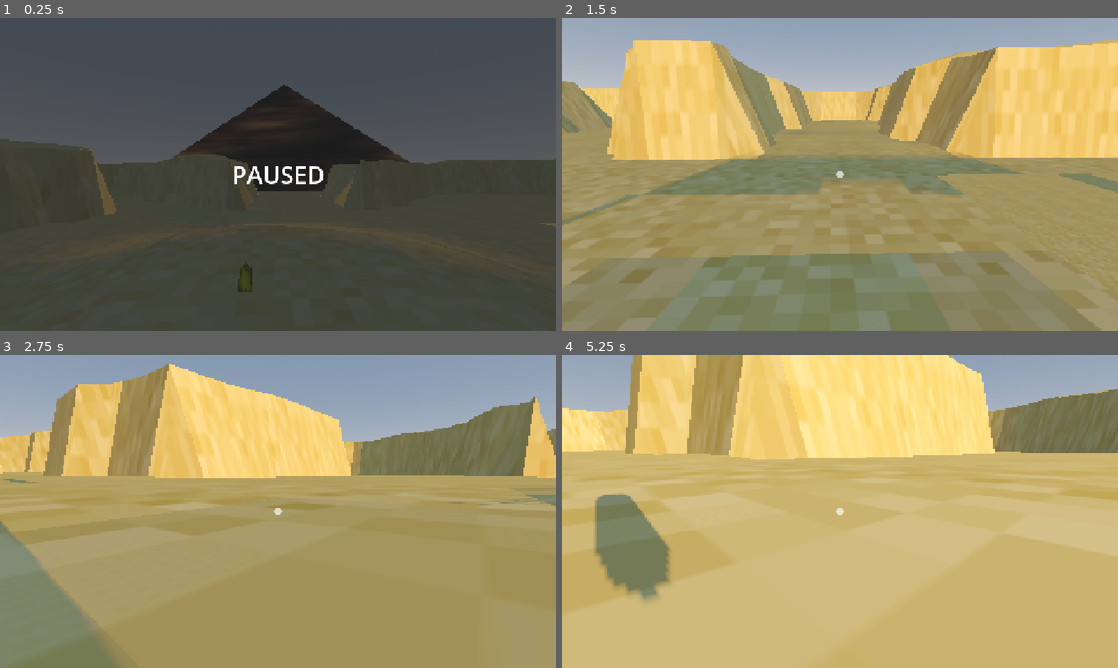
Above: before the commit, frames 1-4 (two rows, left to right).
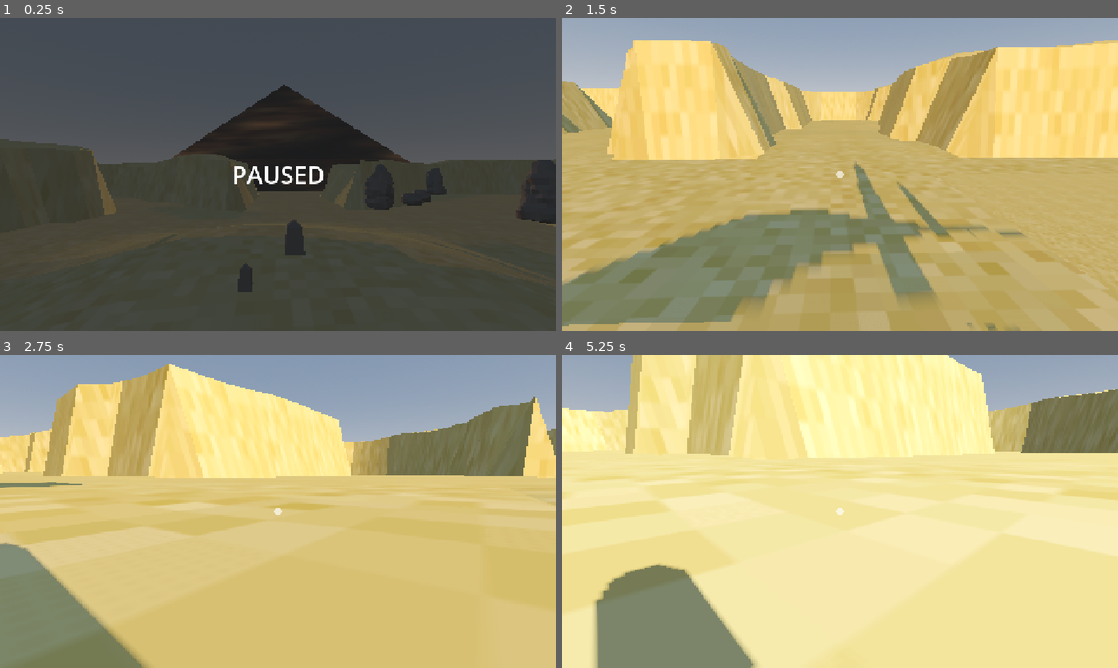
Above: after the commit, the same moments.

Repository: Octoan1/Respawn-Game-Jam-2025
Game: Godot game, scene res://scenes/main.tscn
Two runs of this game, one before a commit and one after it. Both use one fixed random seed, a clock stepped at 60 frames per second and the inputs below.
Inputs (mouse positions are in pixels of both pictures, inside the frame that each line leads up to):
- Up to frame 1 (0.25 s): no input
- Up to frame 2 (1.5 s): tap Enter at 0.5 s; move the mouse to (962, 158) at 0.52 s; hold D (move_right) 0.53-1.28 s; click (962, 158) at 0.6 s; tap Space (jump) at 0.77 s; move the mouse to (812, 174) at 1.27 s; hold W (move_forward) from 1.28 s (still down); click (812, 174) at 1.35 s
- Up to frame 3 (2.75 s): keep holding W (move_forward); tap Space (jump) at 1.52 s; move the mouse to (289, 505) at 2.02 s; click (289, 505) at 2.1 s
- Up to frame 4 (5.25 s): keep holding W (move_forward); move the mouse to (834, 517) at 2.77 s; click (834, 517) at 2.85 s; tap Space (jump) at 3.02, 3.77, 4.52 s; move the mouse to (878, 514) at 3.52 s; click (878, 514) at 3.6 s; move the mouse to (795, 508) at 4.27 s; click (795, 508) at 4.35 s; move the mouse to (845, 511) at 5.02 s; click (845, 511) at 5.1 s

The runs differ from the first frame. In frame 1, 1.3% of the frame differs, in the area x 43-100%, y 45-87%; in frame 2, 51%; in frame 3, 73%; in frame 4, 90%, in the area x 0-100%, y 0-100%.

Commit message:
Added big rocks
I added the clue to the main part of the glowing stones puzzle.

Diff:
--- a/scenes/GlowPuzzle.tscn
+++ b/scenes/GlowPuzzle.tscn
@@ -1,3 +1,59 @@
-[gd_scene format=3 uid="uid://dweembnlxyg7e"]
+[gd_scene load_steps=10 format=3 uid="uid://dweembnlxyg7e"]
+
+[ext_resource type="PackedScene" uid="uid://udesrlmps4m4" path="res://scenes/environment/props/map.tscn" id="1_hvn1a"]
+[ext_resource type="PackedScene" uid="uid://b5j2m30v87u1i" path="res://scenes/environment/props/TallRock.tscn" id="2_xdehj"]
+[ext_resource type="PackedScene" uid="uid://c28i4rrg6jin0" path="res://scenes/environment/props/RoundRock.tscn" id="4_5stq5"]
+[ext_resource type="PackedScene" uid="uid://b7qdscytrewy1" path="res://scenes/environment/props/FlatRock.tscn" id="5_suv70"]
+[ext_resource type="FontFile" uid="uid://6rnqe57nmi7e" path="res://assets/models/Tonutsa-1jEB2.ttf" id="6_la06y"]
+[ext_resource type="Script" uid="uid://dgivkhyi1dgah" path="res://scenes/text.gd" id="7_5stq5"]
+[ext_resource type="PackedScene" uid="uid://i8p0bkkwa0ot" path="res://scenes/environment/props/obelisk.tscn" id="7_la06y"]
+
+[sub_resource type="TextMesh" id="TextMesh_6t14r"]
+text = "R → ☆"
+font = ExtResource("6_la06y")
+
+[sub_resource type="StandardMaterial3D" id="StandardMaterial3D_la06y"]
+transparency = 1
+albedo_color = Color(0, 1, 0, 0.9764706)
 
 [node name="GlowPuzzle" type="Node3D"]
+
+[node name="FlatRock" parent="." instance=ExtResource("5_suv70")]
+transform = Transform3D(-1.5449429e-07, -5.8288717, 3.3653011, 3.2081584e-07, 3.3653004, 5.828872, -6.730602, 2.9420386e-07, 2.0058754e-07, 165.53041, 1.2657814, -123.26978)
+
+[node name="Text" type="MeshInstance3D" parent="FlatRock"]
+transform = Transform3D(-11.999995, -2.8319364e-06, 5.496349e-07, 1.1917194e-06, -0.028983116, 5.5508013, -2.0227878e-06, 16.783129, 0.009581566, -0.112794876, 0.2780552, 0.20380783)
+mesh = SubResource("TextMesh_6t14r")
+surface_material_override/0 = SubResource("StandardMaterial3D_la06y")
+script = ExtResource("7_5stq5")
+
+[node name="Rocks" type="Node3D" parent="."]
+
+[node name="TallRock" parent="Rocks" instance=ExtResource("2_xdehj")]
+transform = Transform3D(2.1661077, 0, 2.231662, 0, 3.1100383, 0, -2.231662, 0, 2.1661077, 37.167694, -8.227286, -91.31)
+
+[node name="TallRock2" parent="Rocks" instance=ExtResource("2_xdehj")]
+transform = Transform3D(-3.312104, 0, 0, 0, 3.0110033, 0, 0, 0, 3.0110033, 70.088005, -7.4687767, -64.64334)
+
+[node name="RoundRock" parent="Rocks" instance=ExtResource("4_5stq5")]
+transform = Transform3D(2.3591795, 0, 0, 0, 2.3591795, 0, 0, 0, 2.3591795, 88.0497, -8.13875, -77.37453)
+
+[node name="RoundRock2" parent="Rocks" instance=ExtResource("4_5stq5")]
+transform = Transform3D(2.3591795, 0, 0, 0, 2.3591795, 0, 0, 0, 2.3591795, 54.85633, -8.13875, -102.489174)
+
+[node name="RoundRock3" parent="Rocks" instance=ExtResource("4_5stq5")]
+transform = Transform3D(2.3591795, 0, 0, 0, 2.3591795, 0, 0, 0, 2.3591795, 99.16467, -8.13875, -84.36472)
+
+[node name="RoundRock4" parent="Rocks" instance=ExtResource("4_5stq5")]
+transform = Transform3D(2.3591795, 0, 0, 0, 2.3591795, 0, 0, 0, 2.3591795, 65.51469, -8.13875, -114.575195)
+
+[node name="TallRock3" parent="Rocks" instance=ExtResource("2_xdehj")]
+transform = Transform3D(-3.312104, 0, 0, 0, 3.0110033, 0, 0, 0, 3.0110033, 122.97008, -7.4687767, -91.15443)
+
+[node name="TallRock4" parent="Rocks" instance=ExtResource("2_xdehj")]
+transform = Transform3D(3.216553, 0, 0.71802056, 0, 3.011003, 0, 0.78982264, 0, -2.9241385, 90.98848, -7.4687786, -146.47618)
+
+[node name="Map" parent="." instance=ExtResource("1_hvn1a")]
+
+[node name="Obelisk" parent="." instance=ExtResource("7_la06y")]
+transform = Transform3D(1, 0, 0, 0, 1, 0, 0, 0, 1, 1.5835881, -3.8806744, -24.362427)
--- /dev/null
+++ b/scenes/environment/props/obelisk.gd
@@ -0,0 +1 @@
+extends Node3D
--- a/scenes/environment/props/obelisk.tscn
+++ b/scenes/environment/props/obelisk.tscn
@@ -1,11 +1,9 @@
-[gd_scene load_steps=5 format=3 uid="uid://i8p0bkkwa0ot"]
+[gd_scene load_steps=4 format=3 uid="uid://i8p0bkkwa0ot"]
 
 [ext_resource type="ArrayMesh" uid="uid://ys7fals88ttl" path="res://assets/models/Obelisk.obj" id="1_gwino"]
-[ext_resource type="Texture2D" uid="uid://qd3hwn6pphqa" path="res://assets/real icon.png" id="2_7lvk5"]
 
 [sub_resource type="StandardMaterial3D" id="StandardMaterial3D_gwino"]
-albedo_color = Color(1, 1, 0, 1)
-albedo_texture = ExtResource("2_7lvk5")
+albedo_color = Color(0.3254902, 0.3254902, 0.3254902, 1)
 
 [sub_resource type="ConcavePolygonShape3D" id="ConcavePolygonShape3D_7lvk5"]
 data = PackedVector3Array(-0.7018, 3.8957999, 0.7, -1, 0, 1, -0.7018, 3.8957999, -0.7, -0.7018, 3.8957999, -0.7, -1, 0, …(1127 unchanged characters)…
--- a/scenes/main.tscn
+++ b/scenes/main.tscn
@@ -152,6 +152,7 @@
 transform = Transform3D(3, 0, 0, 0, 3, 0, 0, 0, 3, 14.333717, -17.177734, -558.75714)
 
 [node name="GlowPuzzle" parent="Objects" instance=ExtResource("10_eb6dy")]
+transform = Transform3D(2, 0, 0, 0, 2, 0, 0, 0, 2, 0, 0, 0)
 
 [node name="UI" type="Node" parent="."]
 unique_name_in_owner = true
--- /dev/null
+++ b/scenes/text.gd
@@ -0,0 +1,17 @@
+extends MeshInstance3D
+
+func _ready() -> void:
+	if material_override == null:
+		material_override = StandardMaterial3D.new()
+	material_override.transparency = BaseMaterial3D.TRANSPARENCY_ALPHA
+	material_override.albedo_color = Color(0,1,0,0)
+
+func _process(delta: float) -> void:
+	var t = GlobalTime.time_of_day
+
+	if t < 12.0:
+		material_override.albedo_color.a = 0.0
+		visible = false
+	elif t >= 12.0 and material_override.albedo_color.a < 1.0:
+		visible = true
+		material_override.albedo_color.a = clamp(material_override.albedo_color.a + 0.1 * delta, 0.0, 1.0)
--- a/scripts/GlobalTime.gd
+++ b/scripts/GlobalTime.gd
@@ -2,7 +2,7 @@
 
 # 0.0 -> 24.0 (hours)
 var time_of_day : float = 0.0  # Start at 6 AM
-var day_length : float = 3 * 60.0  # Seconds for a full day
+var day_length : float = 1 * 60.0  # Seconds for a full day
 var day_counter : int = 0
 var stopped : bool = false
 
Binary file added: assets/models/Tonutsa-1jEB2.ttf
Not shown, added: assets/models/Tonutsa-1jEB2.ttf.import
Not shown, added: scenes/environment/props/obelisk.gd.uid
Not shown, added: scenes/text.gd.uid
